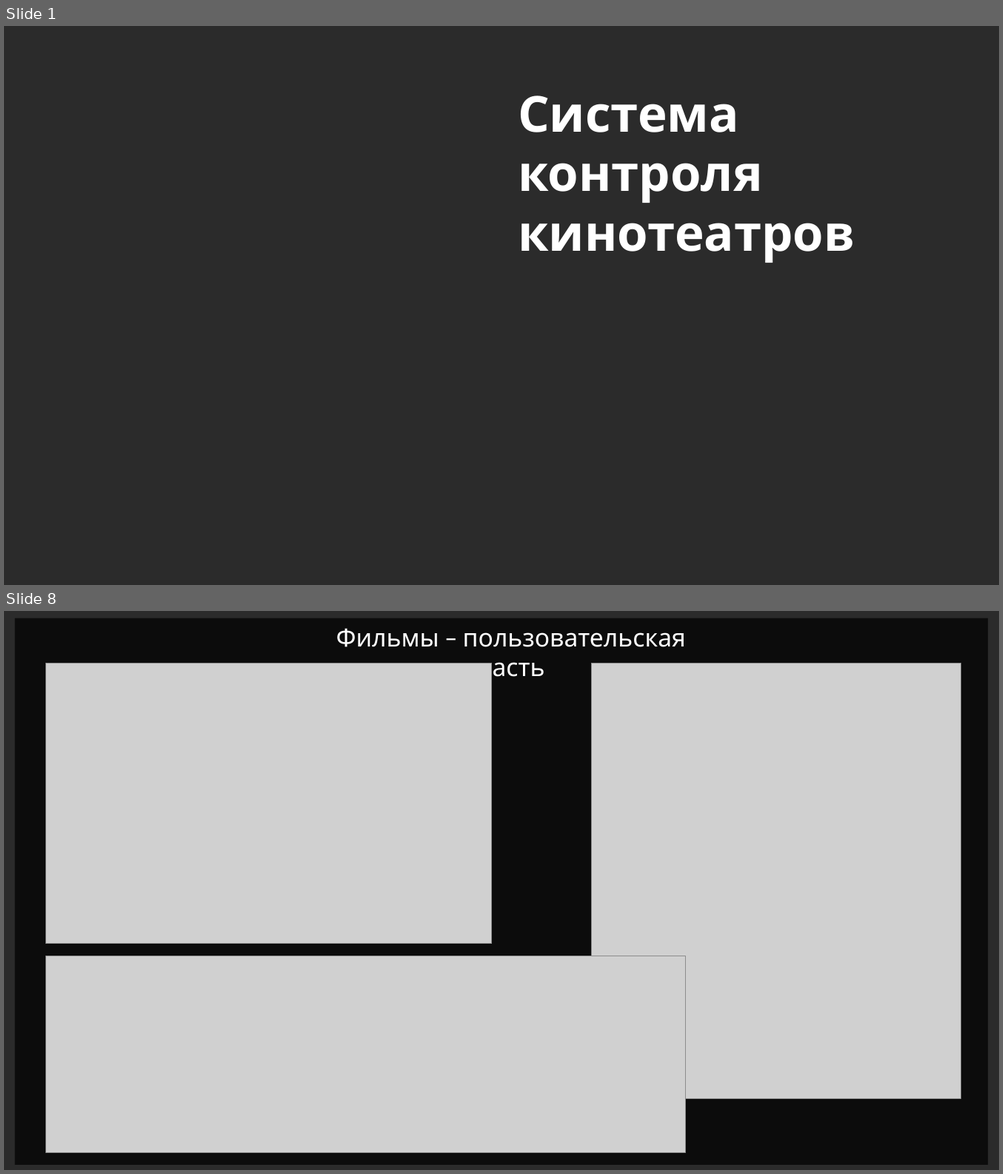
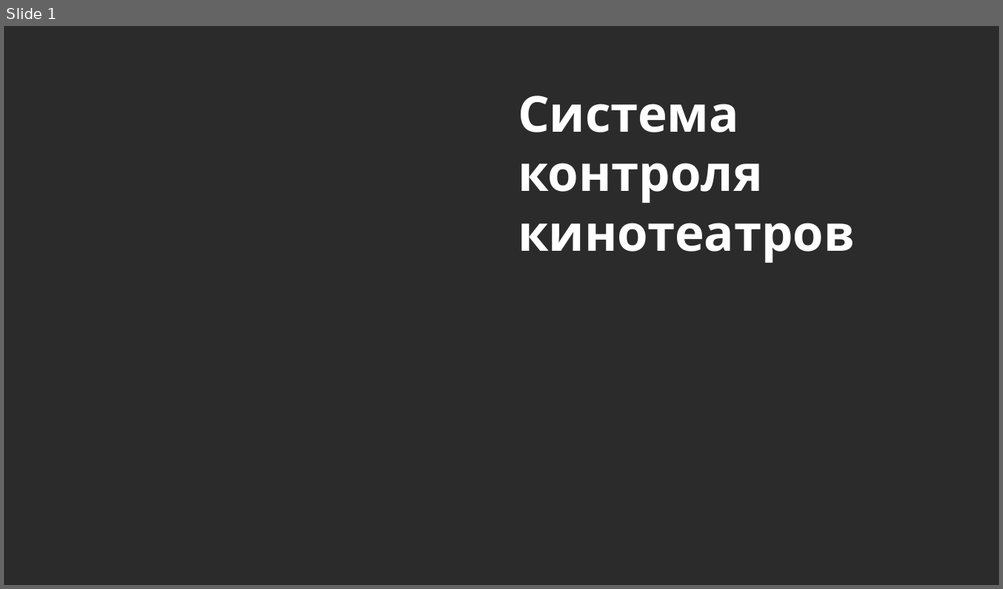
Before and after one commit to fivan999/cinema-controlling-system, a slide deck: data/description_files/cinema-controlling-system.pptm. Shown one above the other, each under a label of ours: slides 1 and 8 before the commit, slide 1 after it; the slides between them are not shown. The pictures are 1003x1174 and 1003x589 pixels, drawn with LibreOffice and Linux fonts; fonts in the diff are those of the drawing; grey boxes stand for pictures; background and template pictures are left out; a plain dark background stands for a picture behind light text. Boxes give left, top, right and bottom in pixels: in the first picture for what was removed or moved away, otherwise in the second. Text is boxed around its words. In the diff, an @@ line names an element or a change of style, - is before the commit and + after.

```diff
--- a/data/description_files/cinema-controlling-system.pptm
+++ b/data/description_files/cinema-controlling-system.pptm
@@ slide 8 removed at (x1=4, y1=611, x2=999, y2=1170), background picture (left out) @@
@@ rectangle removed at (x1=15, y1=618, x2=988, y2=1165) @@
@@ text removed at (x1=336, y1=628, x2=686, y2=684) @@
-Фильмы – пользовательская часть
@@ picture removed at (x1=45, y1=664, x2=492, y2=945) @@
@@ picture removed at (x1=591, y1=664, x2=961, y2=1099) @@
@@ picture removed at (x1=45, y1=956, x2=686, y2=1153) @@
```
Also in this commit, not shown: 5 slides changed, 13 slides added, 3 other slides removed, 3 other files.
